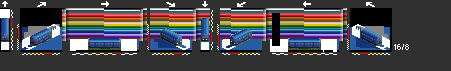
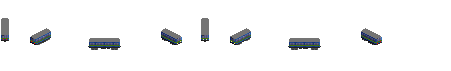
Comparing the layer stacks of the two (451, 71) images. Changes:
showed "SS", painted on it over [1, 18, 382, 46]
hid "Bakgrund" over [0, 0, 451, 71]
